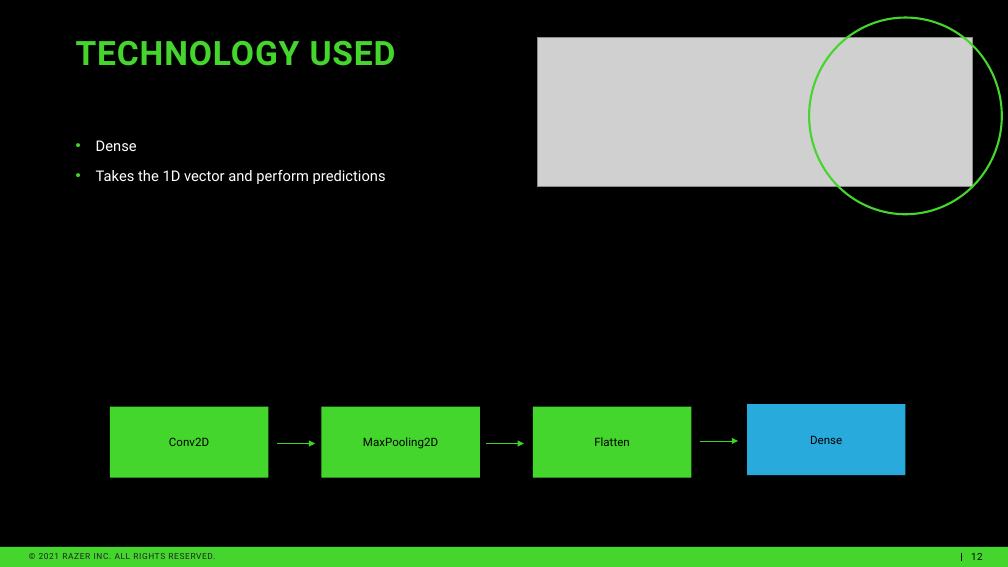
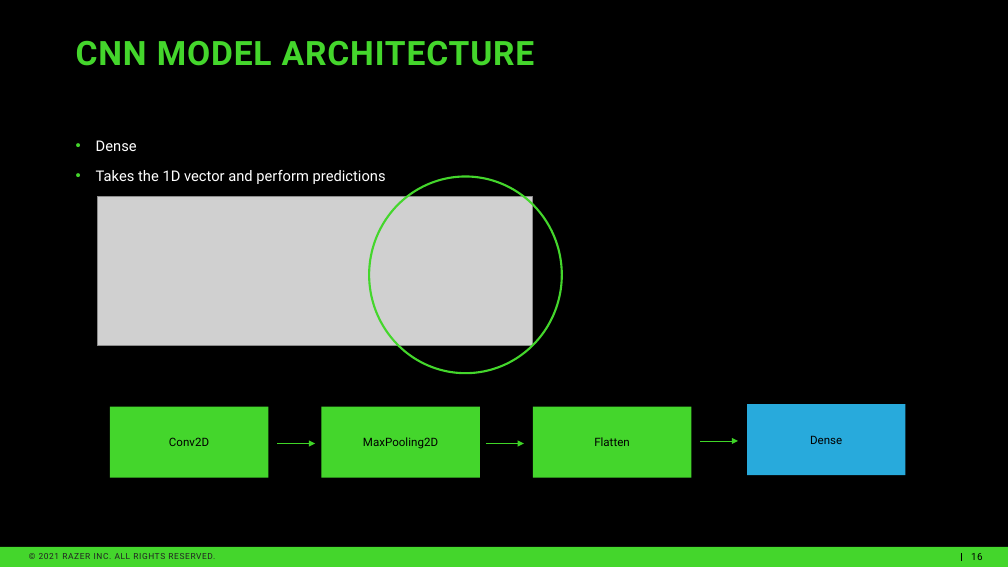
Before and after one commit to rommelsim/Capstone-Revised, a slide deck: slide 16 of Revised Capstone Presentation.pptx (slide 12 before the commit). Drawn at 1008x567 pixels with LibreOffice and Linux fonts; fonts in the diff are those of the drawing; grey boxes stand for pictures; background and template pictures are left out. Boxes give left, top, right and bottom in pixels: in the first picture for what was removed or moved away, otherwise in the second. Text is boxed around its words. In the diff, an @@ line names an element or a change of style, - is before the commit and + after.

```diff
--- a/Revised Capstone Presentation.pptx
+++ b/Revised Capstone Presentation.pptx
@@ title at (76,40,535,66): text changed @@
-TECHNOLOGY USED
+CNN MODEL ARCHITECTURE
@@ ellipse: place and size @@
-ellipse at (809,17,1002,214)
+ellipse at (369,176,562,373)
@@ picture: place and size @@
-picture at (537,38,972,187)
+picture at (97,197,532,346)
@@ page number at (971,553,983,560): text changed @@
-12
+16
```
Also in this commit, not shown: 12 other slides changed, 4 slides added, 9 other files.
